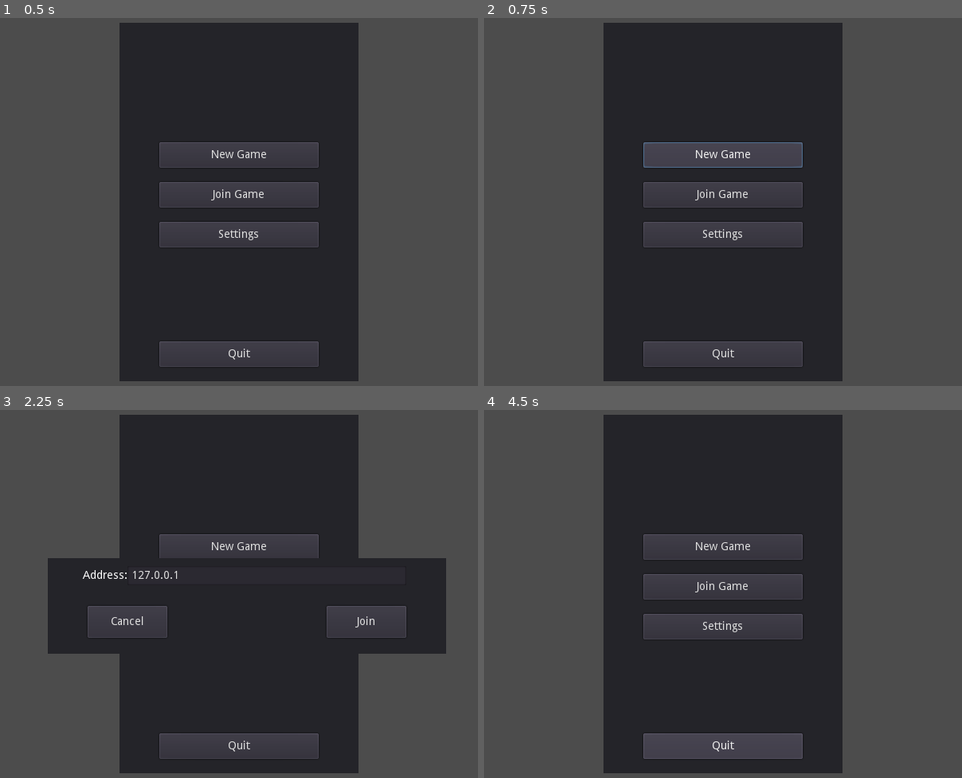
Above: before the commit, frames 1-4 (two rows, left to right).
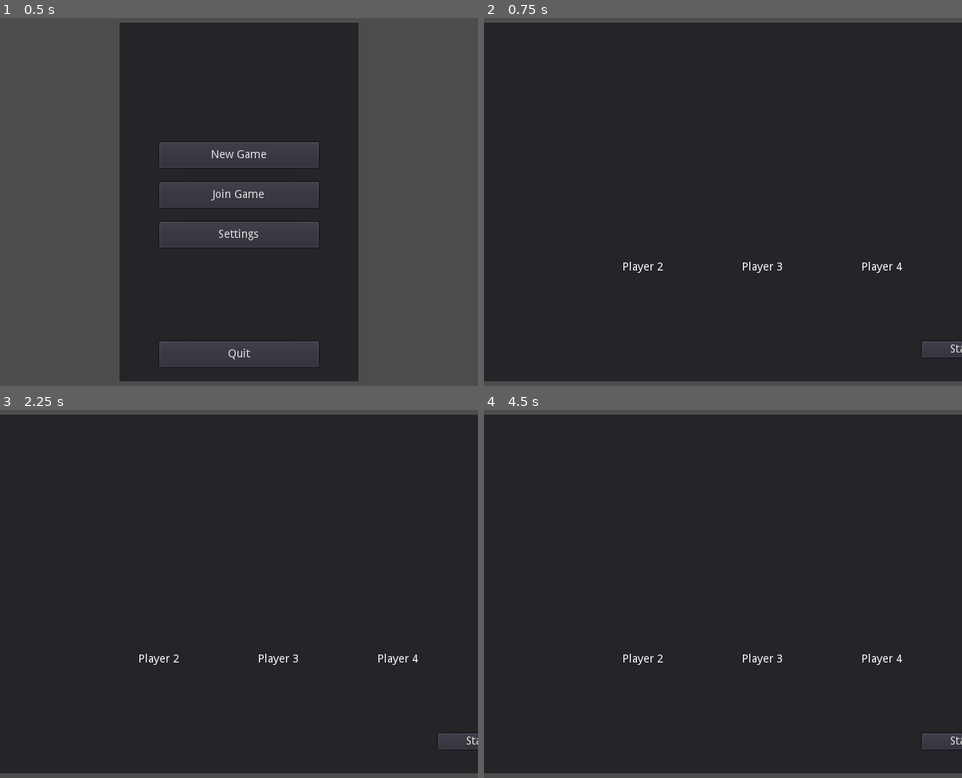
Above: after the commit, the same moments.

Repository: AmarOk1412/Eksplode.re
Game: Godot game, scene res://Lobby.tscn
Two runs of this game, one before a commit and one after it. Both use one fixed random seed, a clock stepped at 60 frames per second and the inputs below. This scene is started directly instead of the project's main scene.
Inputs (mouse positions are in pixels of both pictures, inside the frame that each line leads up to):
- Up to frame 1 (0.5 s): no input
- Up to frame 2 (0.75 s): click "New Game" at 0.5 s
- Up to frame 3 (2.25 s): click (239, 546) at 1.25 s, where only the run before the commit has a clickable "New Game"; click (239, 586) at 2 s, where only the run before the commit has a clickable "Join Game"
- Up to frame 4 (4.5 s): click (613, 623) at 2.75 s, where only the run before the commit has a clickable "Cancel"; click (723, 627) at 3.5 s, where only the run before the commit has a clickable "Settings"; click (723, 744) at 4.25 s, where only the run before the commit has a clickable "Apply"

Frame 1 is identical in both runs. In frame 2, 55% of the frame differs, in the area x 0-100%, y 1-99%; in frame 3, 45%; in frame 4, 55%.

Commit message:
lobby: connect leave button

Diff:
--- a/Lobby.gd
+++ b/Lobby.gd
@@ -23,6 +23,8 @@
 	get_tree().quit()
 
 func _on_Host_pressed():
+	$MainScreen.hide()
+	$RoomLobby.show()
 	gamestate.host_game(self.player_name)
 	refresh_lobby()
 
@@ -75,6 +77,13 @@
 func _on_game_error(errtxt):
 	$ErrorDialog.dialog_text = errtxt
 	$ErrorDialog.popup_centered_minsize()
+	$RoomLobby.hide()
+	$MainScreen.show()
 
 func _on_Start_pressed():
 	gamestate.begin_game()
+
+func _on_Leave_pressed():
+	$RoomLobby.hide()
+	$MainScreen.show()
+	get_tree().set_network_peer(null)
--- a/Lobby.tscn
+++ b/Lobby.tscn
@@ -186,5 +186,6 @@
 [connection signal="pressed" from="MainScreen/Quit" to="." method="_on_Quit_pressed"]
 [connection signal="pressed" from="Settings/Apply" to="." method="_on_Apply_pressed"]
 [connection signal="pressed" from="RoomLobby/Start" to="." method="_on_Start_pressed"]
+[connection signal="pressed" from="RoomLobby/Leave" to="." method="_on_Leave_pressed"]
 [connection signal="pressed" from="JoinPopup/JoinRoom" to="." method="_on_JoinRoom_pressed"]
 [connection signal="pressed" from="JoinPopup/Cancel" to="." method="_on_JoinCancel_pressed"]
